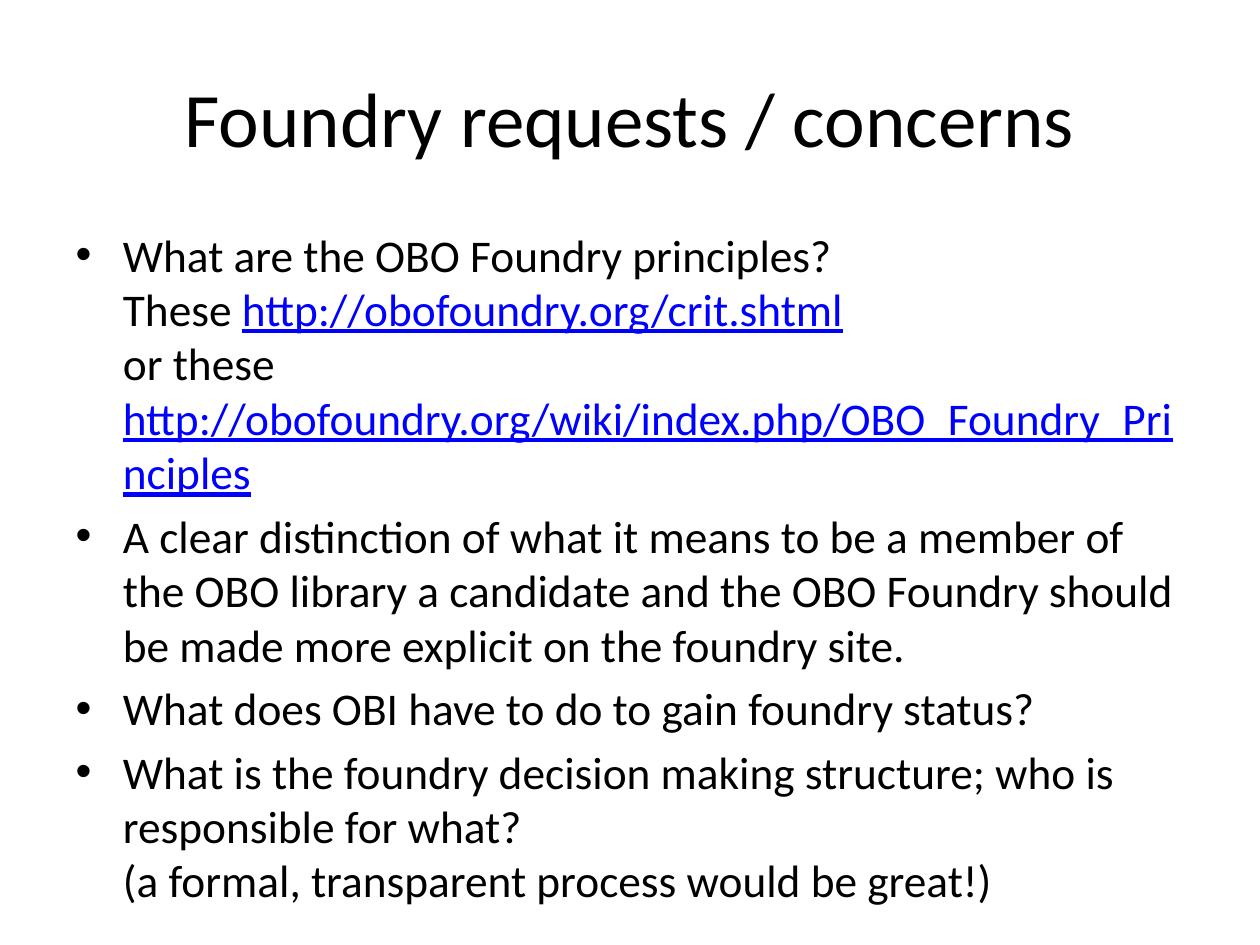
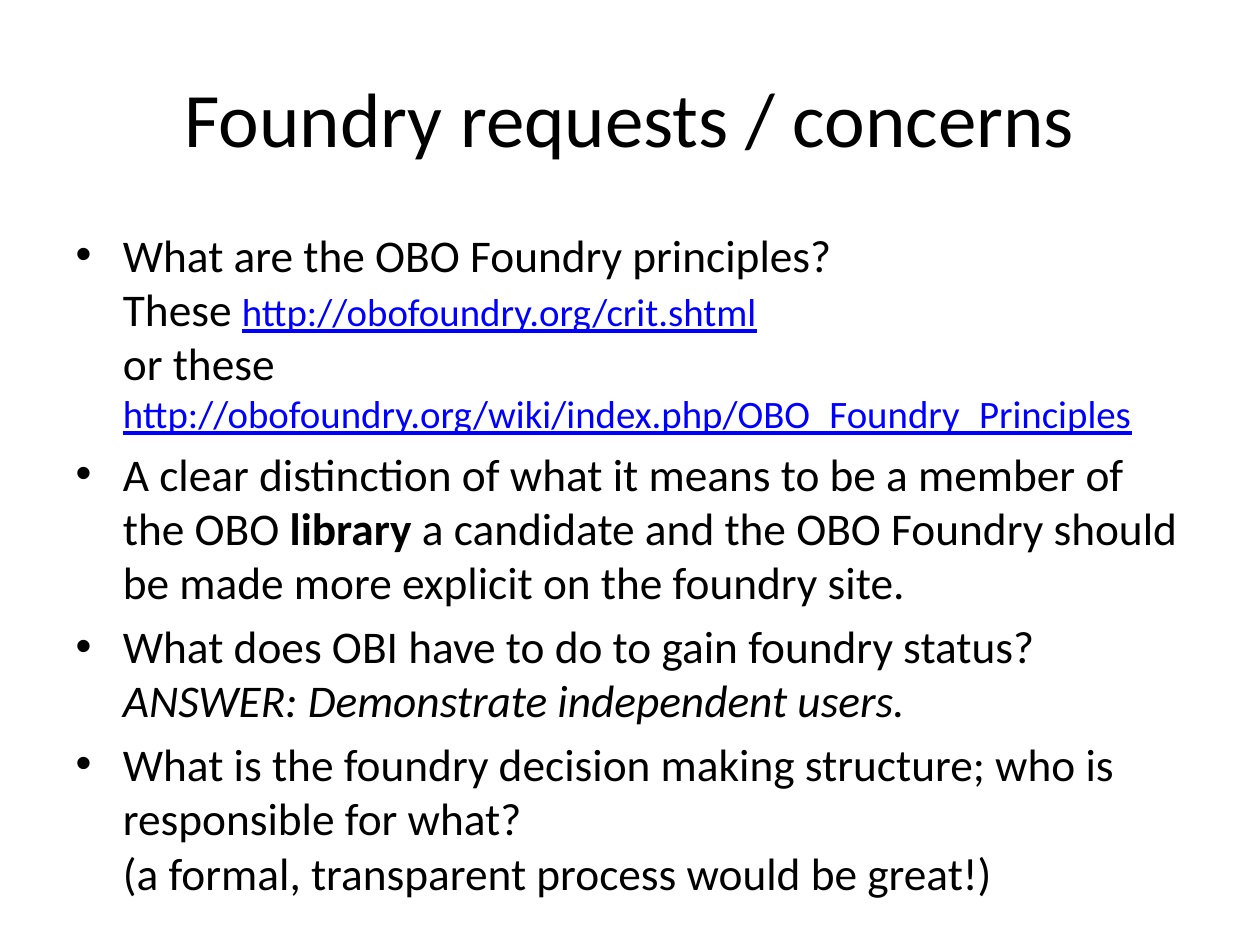
Before and after one commit to jamesaoverton/obi-backup, a slide deck: slide 7 of docs/presentations/2010-02 OBO foundry presentation.pptx (slide 6 before the commit). Drawn at 1260x945 pixels with LibreOffice and Linux fonts; fonts in the diff are those of the drawing. Boxes give left, top, right and bottom in pixels: in the first picture for what was removed or moved away, otherwise in the second. Text is boxed around its words. In the diff, an @@ line names an element or a change of style, - is before the commit and + after.

```diff
--- a/docs/presentations/2010-02 OBO foundry presentation.pptx
+++ b/docs/presentations/2010-02 OBO foundry presentation.pptx
@@ text at <box>123,240,1177,607</box>: size 25.9 to 22.2 pt in "http://obofoundry.org/crit.shtml http://obofoundry.org/wiki/ ..."; bold on in "library" @@
@@ text at <box>123,631,1034,725</box>: text changed @@
-• What does OBI have to do to gain foundry status?
+• What does OBI have to do to gain foundry status? ANSWER: Demonstrate independent users.
```
Also in this commit, not shown: 5 other slides changed, 1 slide added.
